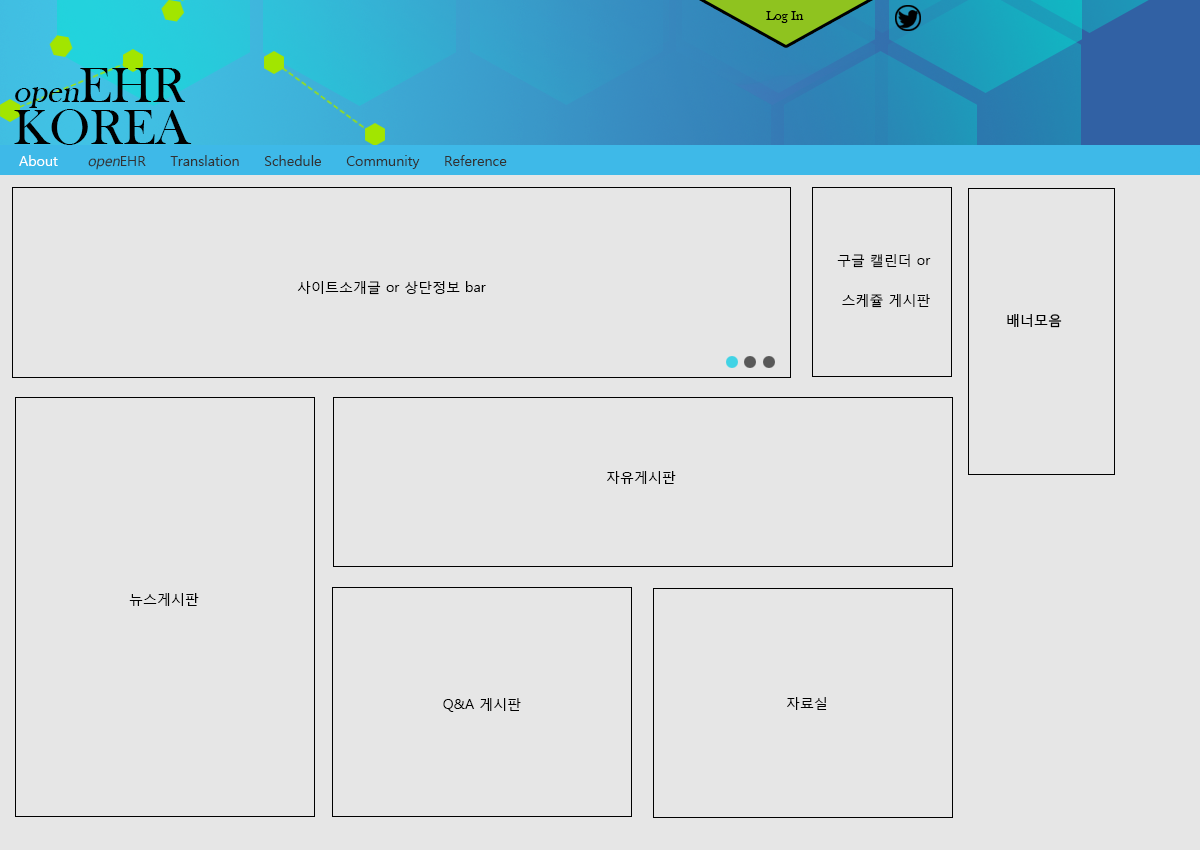
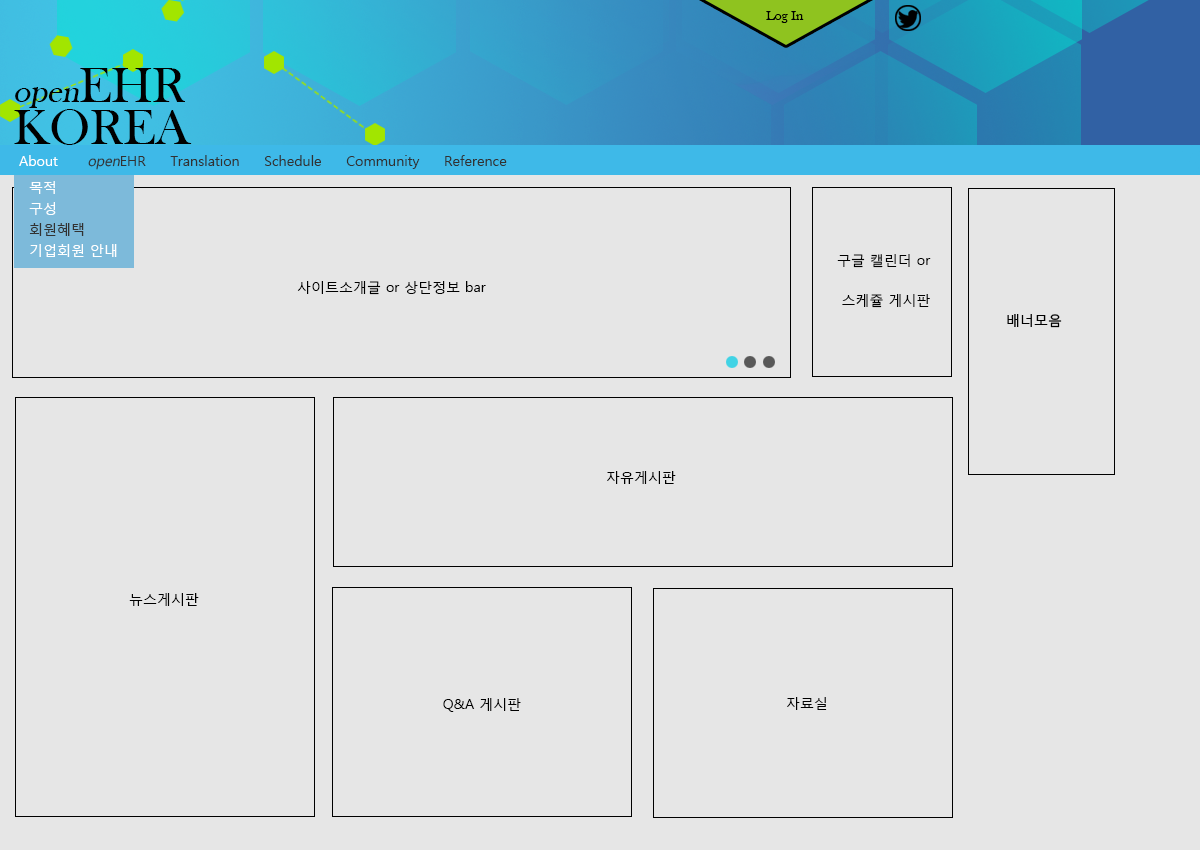
Layered file, before and after one edit (1200x850). Changes by layer:
showed group "menu2" (2 layers) over [14, 175, 134, 268]
